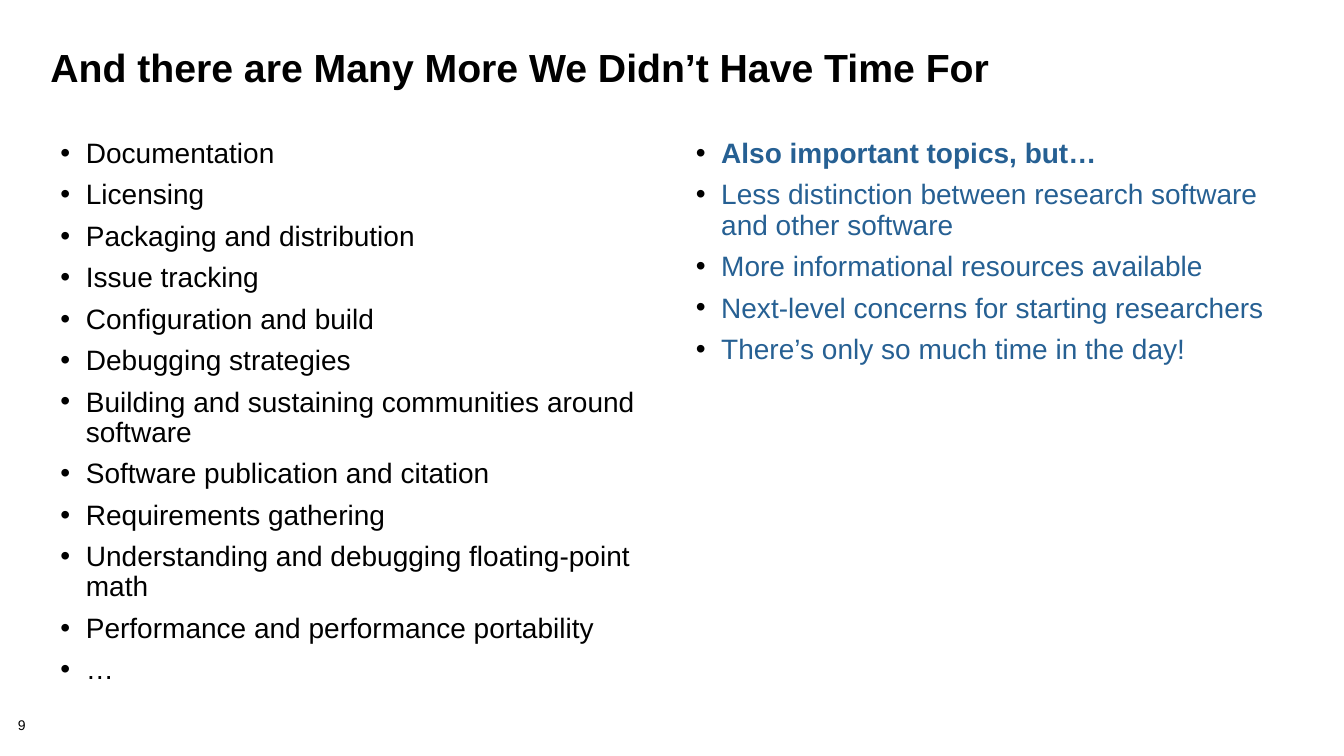
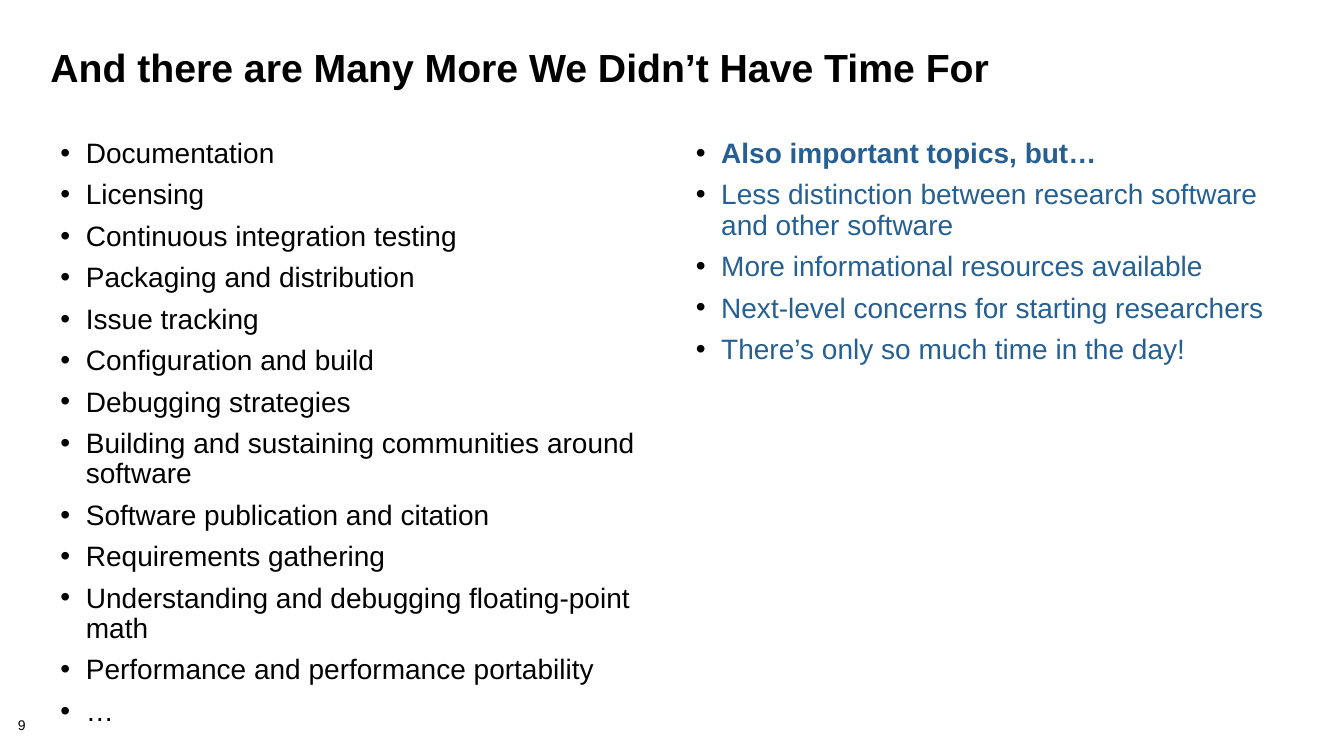
Before and after one commit to bssw-tutorial/presentations, a slide deck: slide 9 of summary.pptx. Drawn at 1344x756 pixels with LibreOffice and Linux fonts; fonts in the diff are those of the drawing; background and template pictures are left out. Boxes give left, top, right and bottom in pixels: in the first picture for what was removed or moved away, otherwise in the second. Text is boxed around its words. In the diff, an @@ line names an element or a change of style, - is before the commit and + after.

```diff
--- a/summary.pptx
+++ b/summary.pptx
@@ text at box(86, 225, 457, 251): paragraph added @@
+• Continuous integration testing
```
Also in this commit, not shown: 1 other slide changed, 2 other files.
